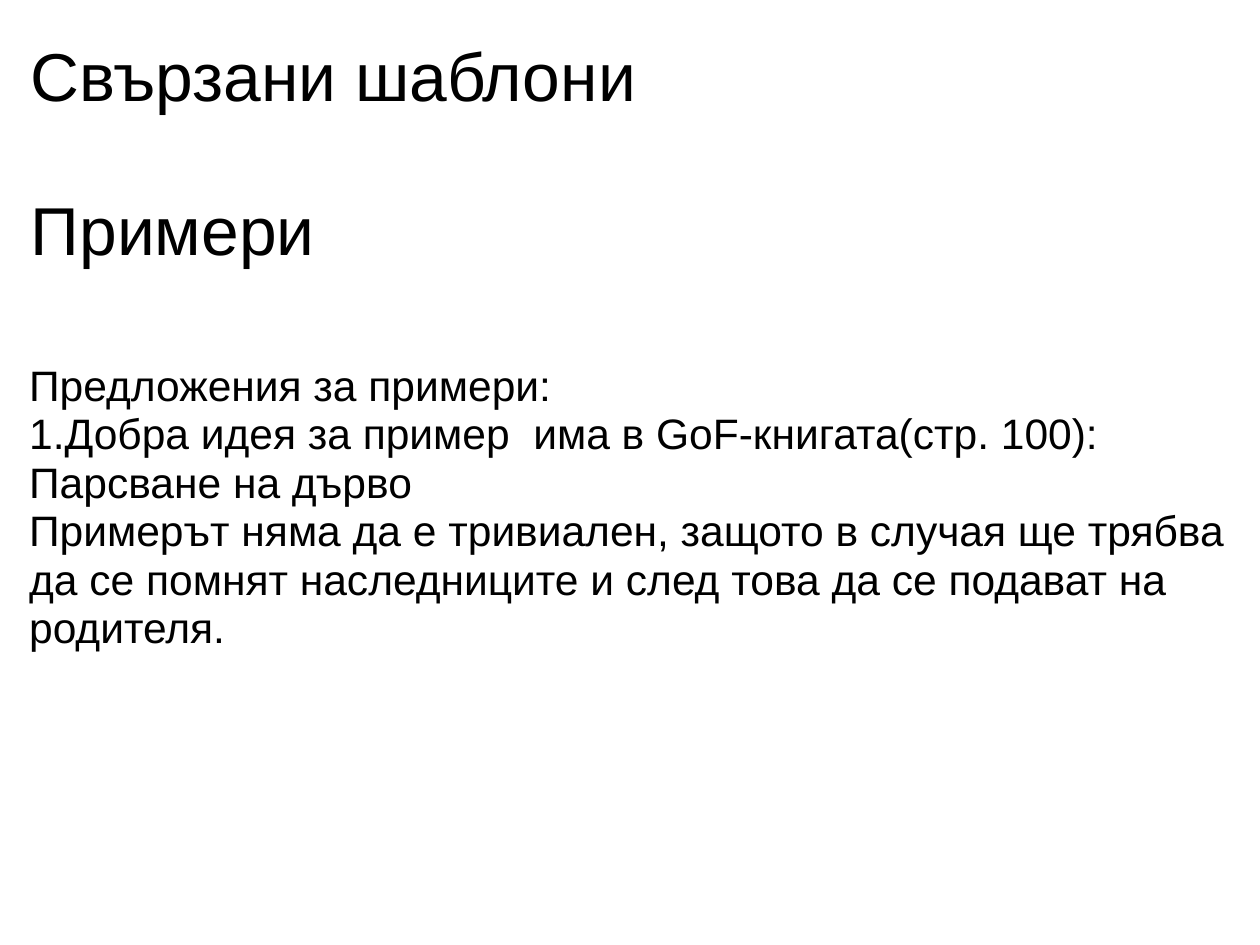
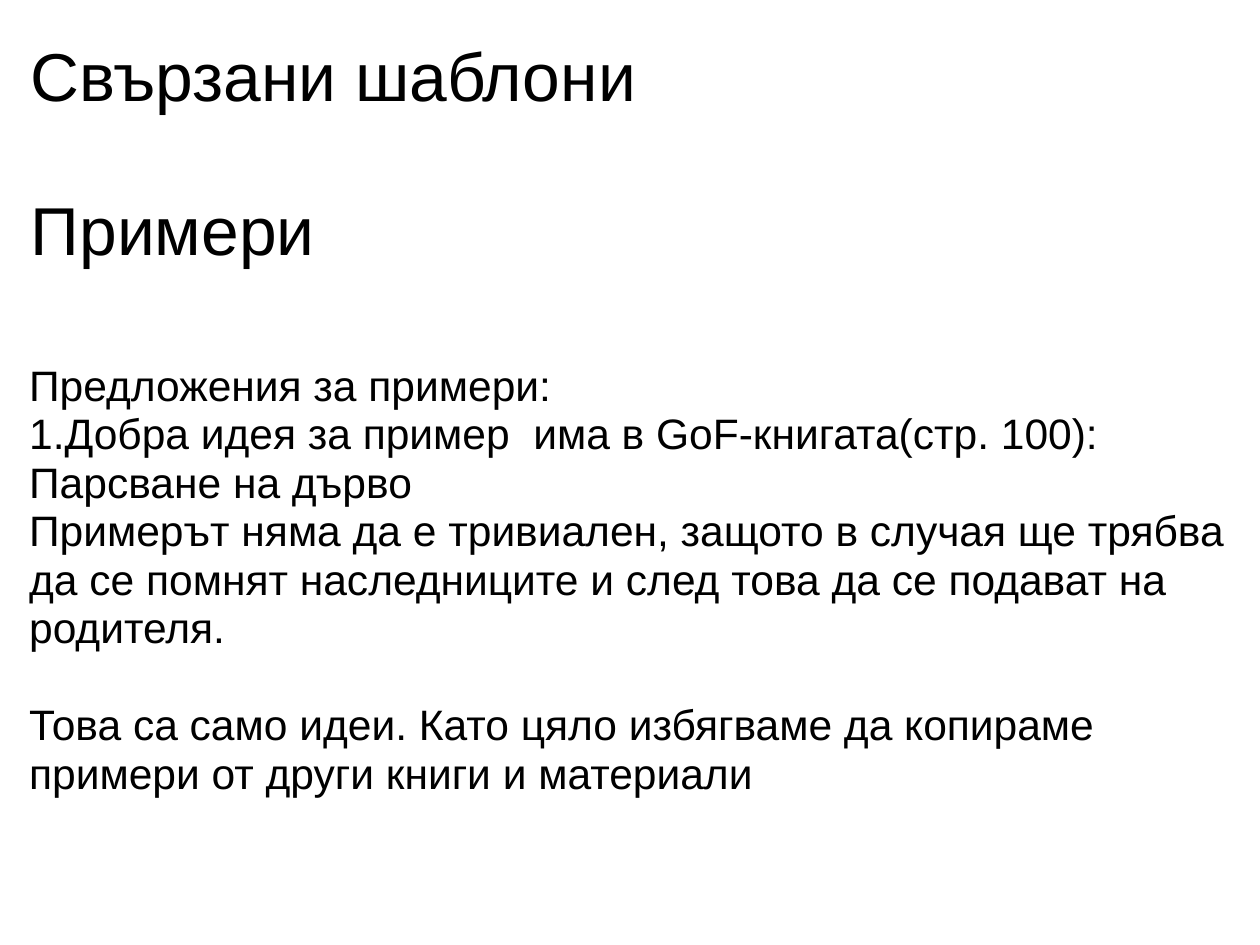
Before and after one commit to uamartins/design-patterns-book, a slide deck: slide 4 of resources/Chapter-07-Builder/Chapter-07-Builder.ppt. Drawn at 1260x945 pixels with LibreOffice and Linux fonts; fonts in the diff are those of the drawing. Boxes give left, top, right and bottom in pixels: in the first picture for what was removed or moved away, otherwise in the second. Text is boxed around its words. In the diff, an @@ line names an element or a change of style, - is before the commit and + after.

```diff
--- a/resources/Chapter-07-Builder/Chapter-07-Builder.ppt
+++ b/resources/Chapter-07-Builder/Chapter-07-Builder.ppt
@@ text at [29, 709, 1094, 797]: paragraph added @@
+  Това са само идеи. Като цяло избягваме да копираме примери от други книги и материали
```
Also in this commit, not shown: 1 other file.
